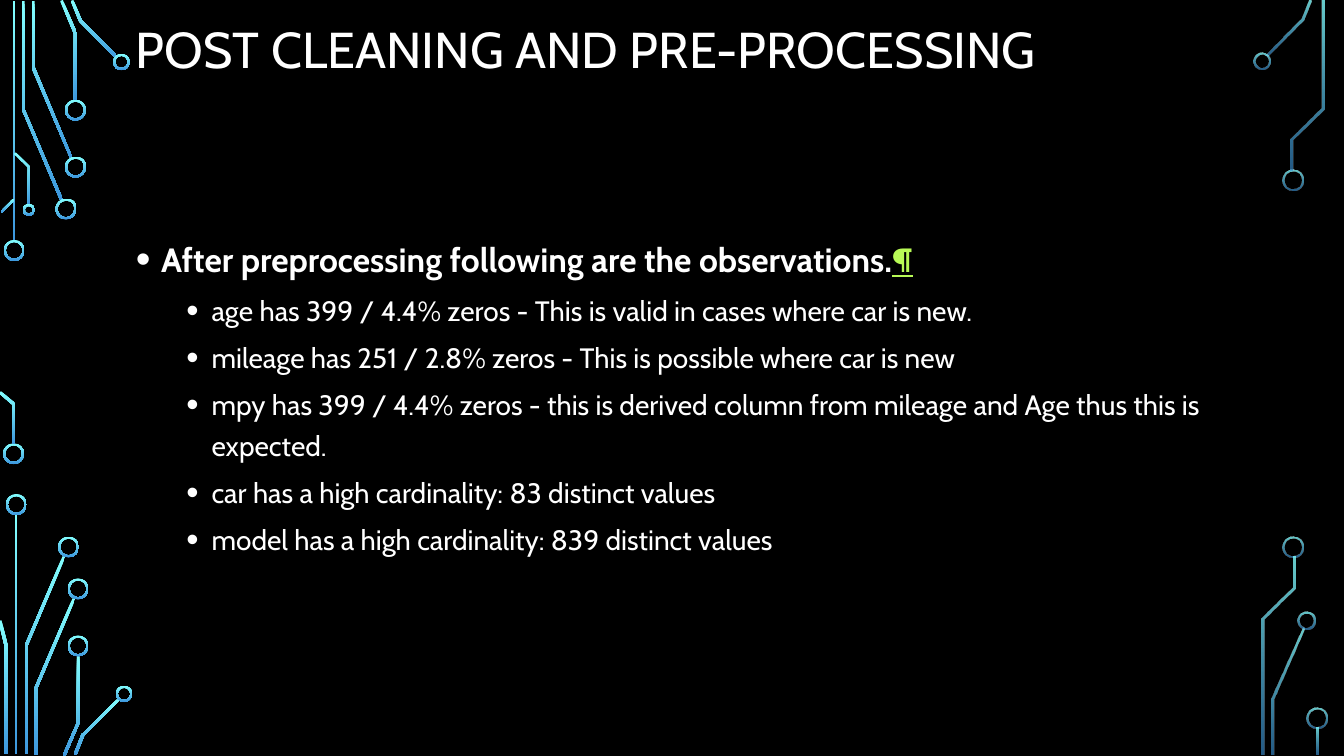
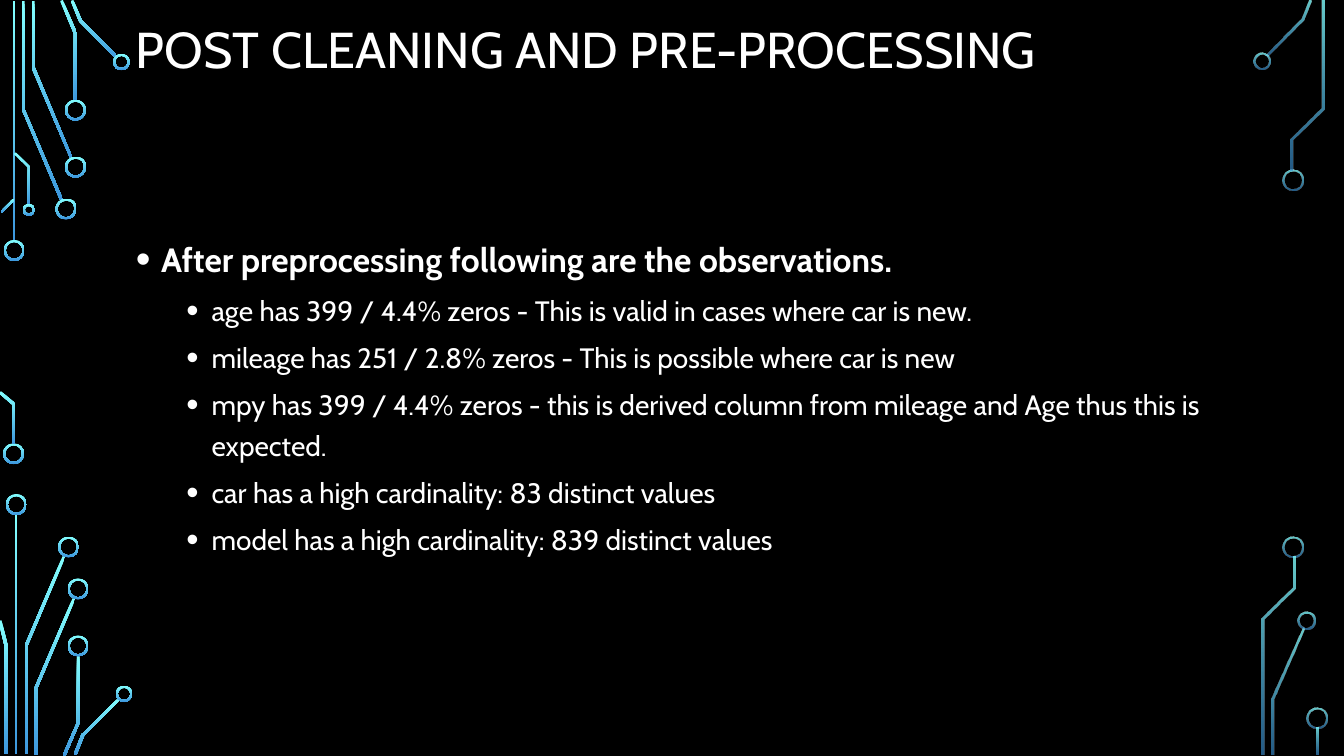
Before and after one commit to dhp6106/insaid-projects, a slide deck: slide 9 of term1/projects/CarSales/Term1-EDAProject-CarSales-DhavalParikh.pptx. Drawn at 1344x756 pixels with LibreOffice and Linux fonts; fonts in the diff are those of the drawing; background and template pictures are left out. Boxes give left, top, right and bottom in pixels: in the first picture for what was removed or moved away, otherwise in the second. Text is boxed around its words. In the diff, an @@ line names an element or a change of style, - is before the commit and + after.

```diff
--- a/term1/projects/CarSales/Term1-EDAProject-CarSales-DhavalParikh.pptx
+++ b/term1/projects/CarSales/Term1-EDAProject-CarSales-DhavalParikh.pptx
@@ text at box(161, 246, 892, 280): text changed @@
-• After preprocessing following are the observations.¶
+• After preprocessing following are the observations.
```
Also in this commit, not shown: 2 other slides changed.
